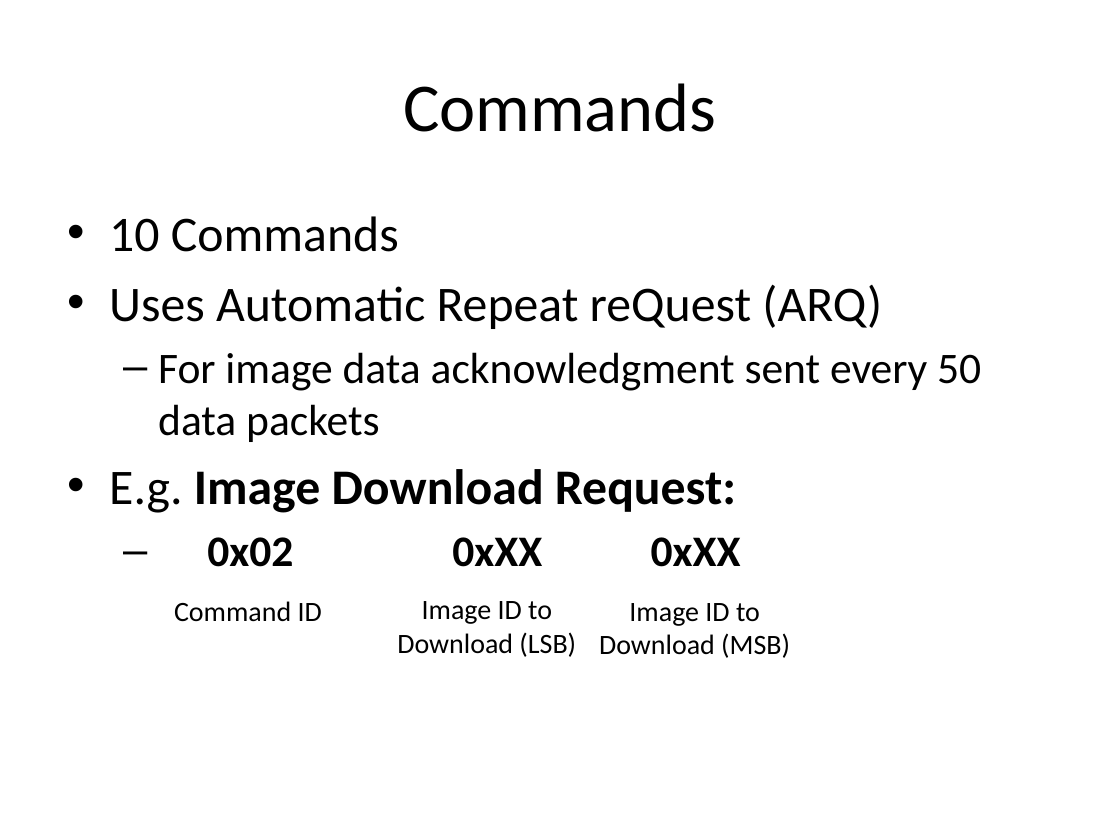
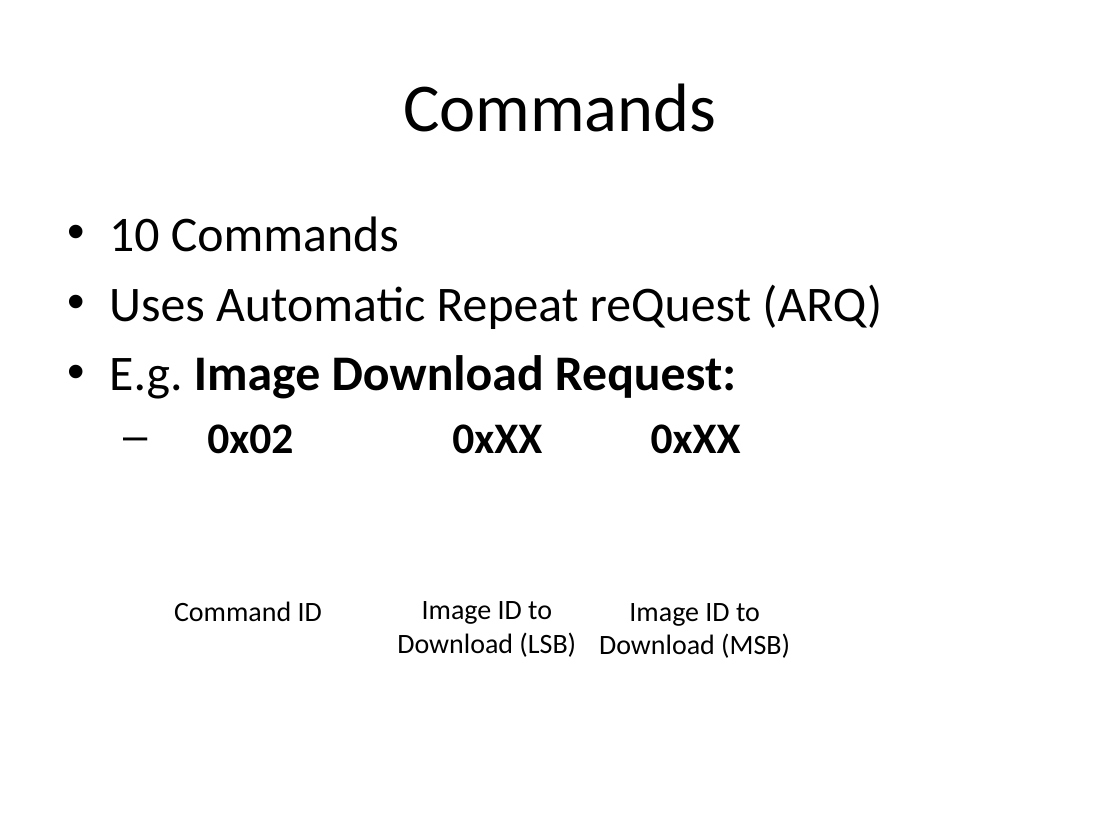
Before and after one commit to uavcamera/uavcamera, a slide deck: slide 20 of documents/finalpresentation/GDP Group 18 pres.pptx. Drawn at 1120x840 pixels with LibreOffice and Linux fonts; fonts in the diff are those of the drawing. Boxes give left, top, right and bottom in pixels: in the first picture for what was removed or moved away, otherwise in the second. Text is boxed around its words. In the diff, an @@ line names an element or a change of style, - is before the commit and + after.

```diff
--- a/documents/finalpresentation/GDP Group 18 pres.pptx
+++ b/documents/finalpresentation/GDP Group 18 pres.pptx
@@ text at box(158, 352, 981, 442): paragraph removed @@
-  – For image data acknowledgment sent every 50 data packets
```
Also in this commit, not shown: 5 other slides changed.
